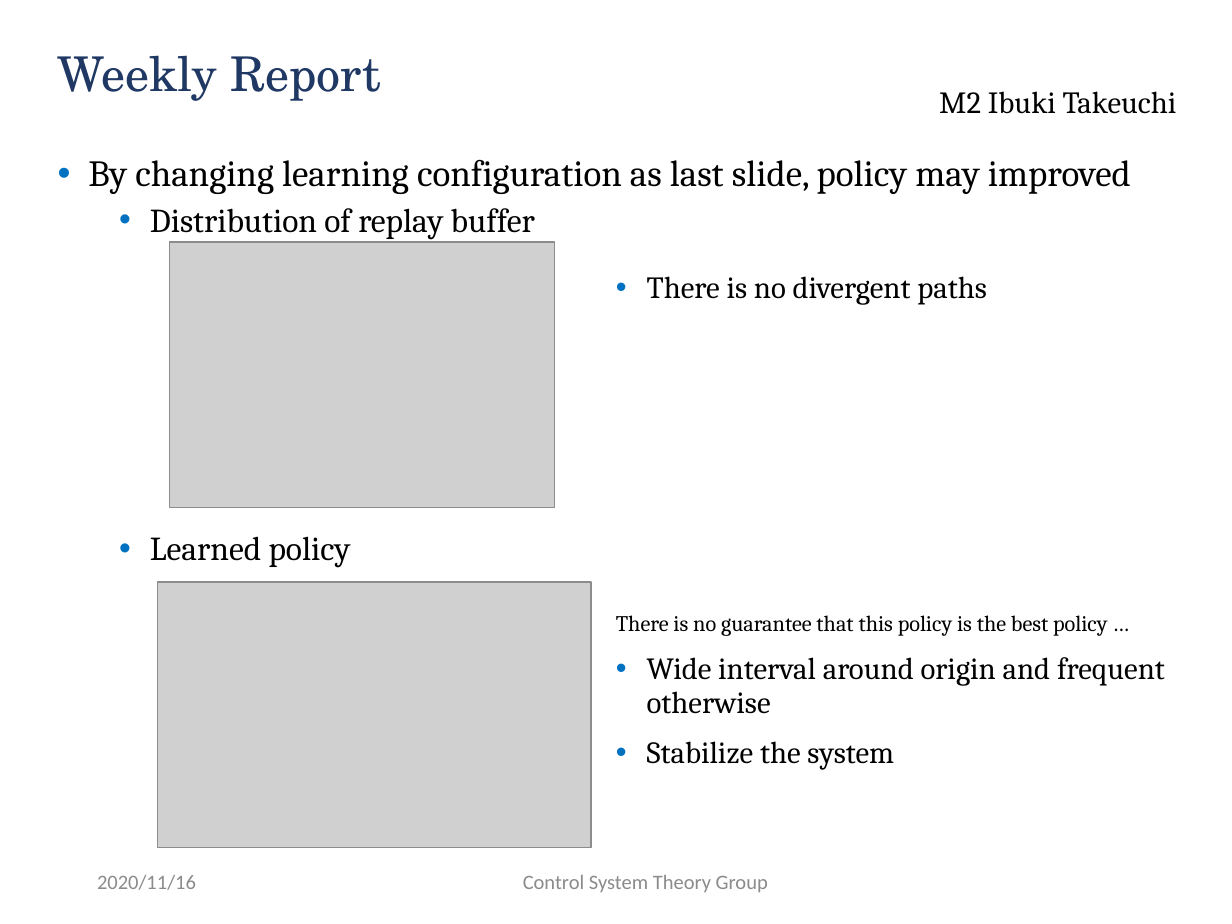
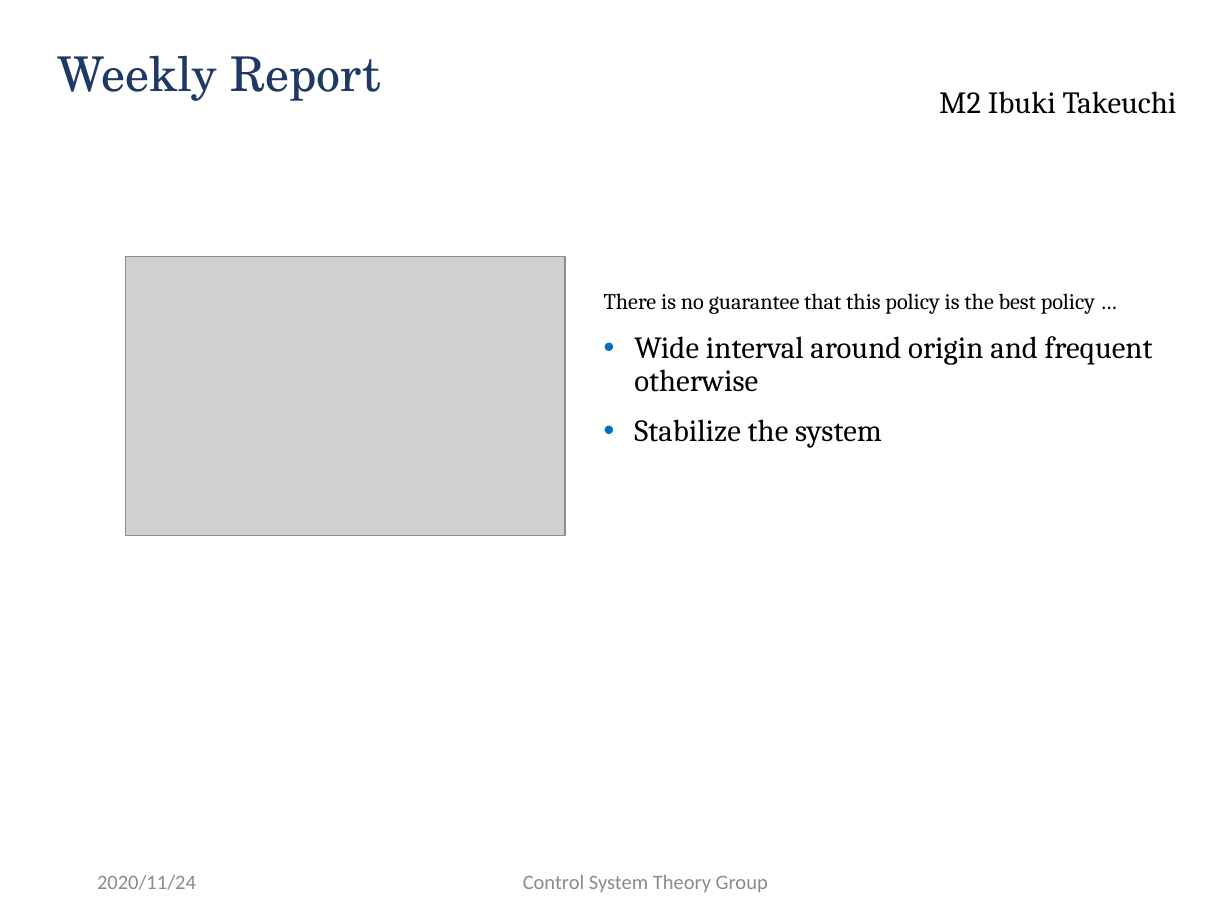
Before and after one commit to ibuki1024/weekly_report, a slide deck: slide 1 of report.pptx (slide 6 before the commit). Drawn at 1232x924 pixels with LibreOffice and Linux fonts; fonts in the diff are those of the drawing; grey boxes stand for pictures; background and template pictures are left out. Boxes give left, top, right and bottom in pixels: in the first picture for what was removed or moved away, otherwise in the second. Text is boxed around its words. In the diff, an @@ line names an element or a change of style, - is before the commit and + after.

```diff
--- a/report.pptx
+++ b/report.pptx
@@ text removed at (88, 159, 1131, 568) @@
-• By changing learning configuration as last slide, policy may improved
-  • Distribution of replay buffer
-  • Learned policy
@@ picture: place and size @@
-picture at (170, 241, 554, 508)
+picture at (126, 256, 565, 536)
@@ text "There is no guarantee that ...": place and size @@
-text "There is no guarantee that ..." at (616, 615, 1165, 770)
+text "There is no guarantee that ..." at (604, 293, 1153, 448)
@@ text removed at (647, 276, 987, 305) @@
-• There is no divergent paths
@@ picture removed at (158, 582, 591, 848) @@
@@ text at (97, 875, 196, 890): text changed @@
-2020/11/16
+2020/11/24
```
Also in this commit, not shown: 3 other slides changed, 3 slides removed, 2 other files.
